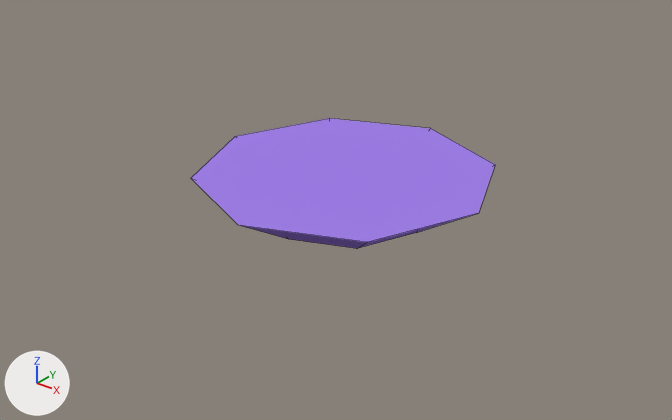
Two versions of the Blender file assets/Models/plateform8.blend, one commit apart.
The view is the same before and after, from a 50 mm lens placed at (3.44, -4.4, 2.7), pointed at (-0.01, -0.08, 0.02). The axes (+X, +Y, +Z) are drawn at lower left. The lights are the same throughout. Mesh edges are drawn as thin lines.
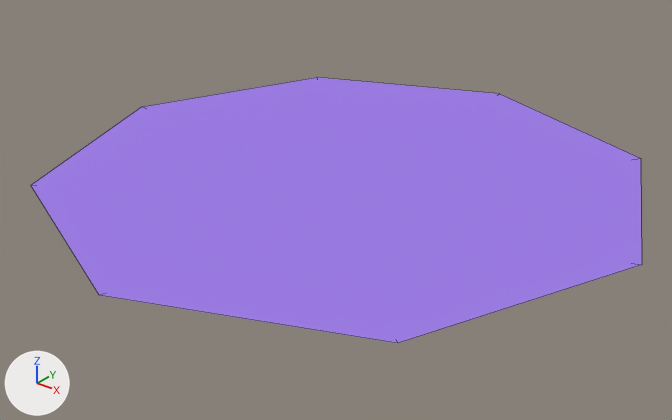
Boxes (x1, y1, x2, y2) around the edits, measured in the pictures (672 x 420 px):
```json
{"object": "Cylinder", "change": "reshaped", "before": [191, 118, 495, 249], "after": [31, 77, 642, 343], "on screen": "101% wider, 102% taller"}
```

The change, as JSON lines over the scene's bpy script:
```json
{"block": "me_cylinder", "where": "me_cylinder.from_pydata(...)  # 16 vertices, 10 faces; spans x -1.0..1.0, y -1.0..1.0, z 0.0..0.27"}
{"block": "me_cylinder", "where": "# used by ob_cylinder; location = (0.0, 0.0, 0.0)"}
{"block": "me_cylinder", "change": "me_cylinder part 1"}
{"op": "set", "path": "me_cylinder.vertices[1].co", "old": "(0.0, 1.0, 0.27)", "new": "(0.0, 2.0, 0.27)", "note": "pixel (430, 128) -> pixel (499, 93)"}
{"op": "set", "path": "me_cylinder.vertices[3].co", "old": "(0.71, 0.71, 0.27)", "new": "(1.41, 1.41, 0.27)", "note": "pixel (495, 164) -> pixel (640, 158)"}
{"op": "set", "path": "me_cylinder.vertices[5].co", "old": "(1.0, 0.0, 0.27)", "new": "(2.0, 0.0, 0.27)", "note": "pixel (478, 213) -> pixel (641, 264)"}
{"op": "set", "path": "me_cylinder.vertices[7].co", "old": "(0.71, -0.71, 0.27)", "new": "(1.41, -1.41, 0.27)", "note": "pixel (367, 242) -> pixel (397, 343)"}
{"op": "set", "path": "me_cylinder.vertices[9].co", "old": "(0.0, -1.0, 0.27)", "new": "(0.0, -2.0, 0.27)", "note": "pixel (238, 225) -> pixel (99, 295)"}
{"op": "set", "path": "me_cylinder.vertices[11].co", "old": "(-0.71, -0.71, 0.27)", "new": "(-1.41, -1.41, 0.27)", "note": "pixel (190, 178) -> pixel (30, 185)"}
{"op": "set", "path": "me_cylinder.vertices[13].co", "old": "(-1.0, 0.0, 0.27)", "new": "(-2.0, 0.0, 0.27)", "note": "pixel (235, 136) -> pixel (141, 106)"}
{"op": "set", "path": "me_cylinder.vertices[15].co", "old": "(-0.71, 0.71, 0.27)", "new": "(-1.41, 1.41, 0.27)", "note": "pixel (329, 118) -> pixel (317, 77)"}
```
